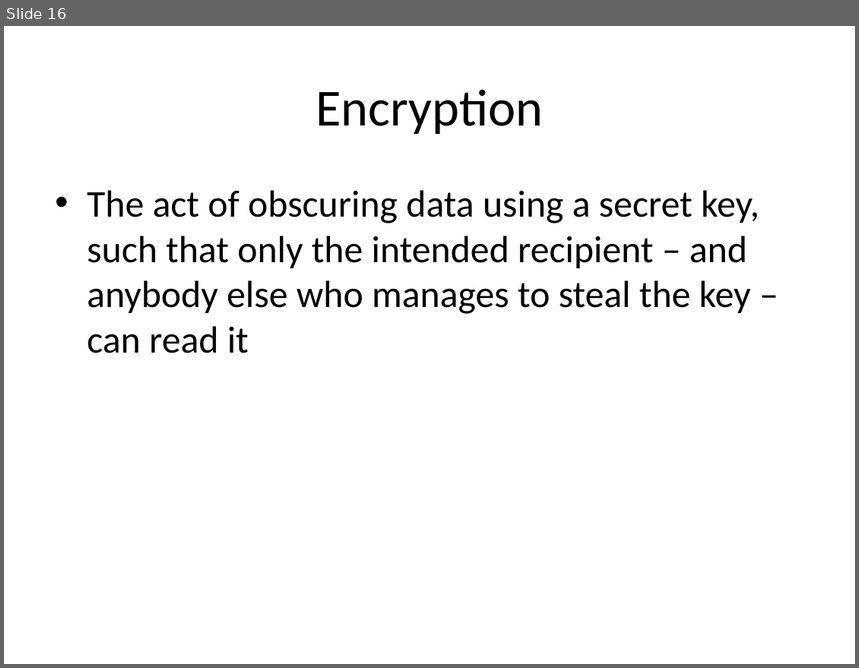
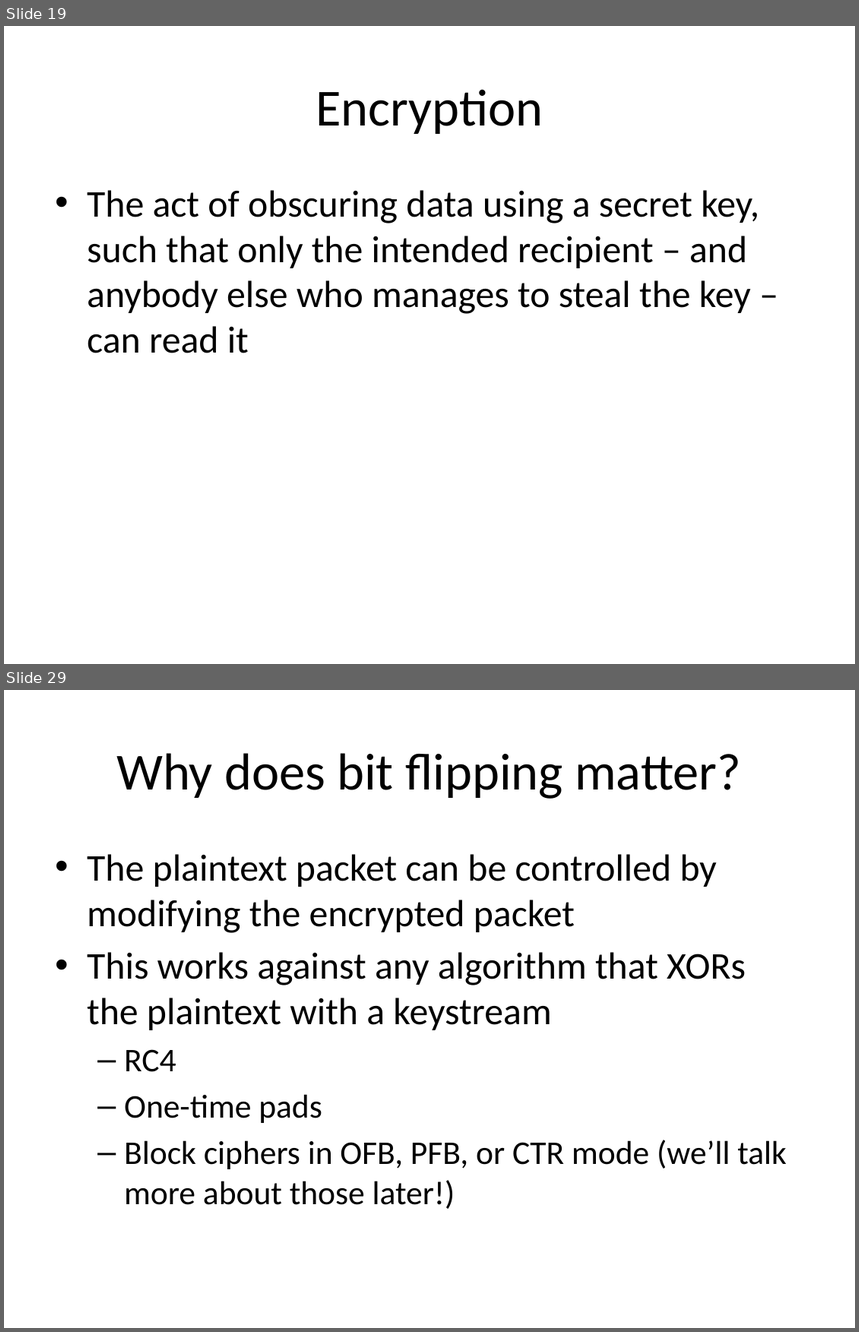
Before and after one commit to iagox86/2013-02-Shmoocon-talk, a slide deck: Shmoocon.pptx. Shown one above the other, each under a label of ours: slide 16 before the commit, slides 19 and 29 after it; the slides between them are not shown. The pictures are 859x668 and 859x1332 pixels, drawn with LibreOffice and Linux fonts; fonts in the diff are those of the drawing. Boxes give left, top, right and bottom in pixels: in the first picture for what was removed or moved away, otherwise in the second. Text is boxed around its words. In the diff, an @@ line names an element or a change of style, - is before the commit and + after.

```diff
--- a/Shmoocon.pptx
+++ b/Shmoocon.pptx
@@ slide 29 added at (4, 690, 855, 1328), background #FFFFFF @@
@@ title added at (116, 753, 741, 799), 44 pt, text #000000 @@
+Why does bit flipping matter?
@@ text added at (87, 854, 787, 1209), 32 pt, text #000000 @@
+• The plaintext packet can be controlled by modifying the encrypted packet
+• This works against any algorithm that XORs the plaintext with a keystream
+  – RC4
+  – One-time pads
+  – Block ciphers in OFB, PFB, or CTR mode (we’ll talk more about those later!)
@@ what was slide 16 is now slide 19 @@
```
Also in this commit, not shown: 9 slides changed, 33 other slides added, 5 slides removed, 8 other files.
